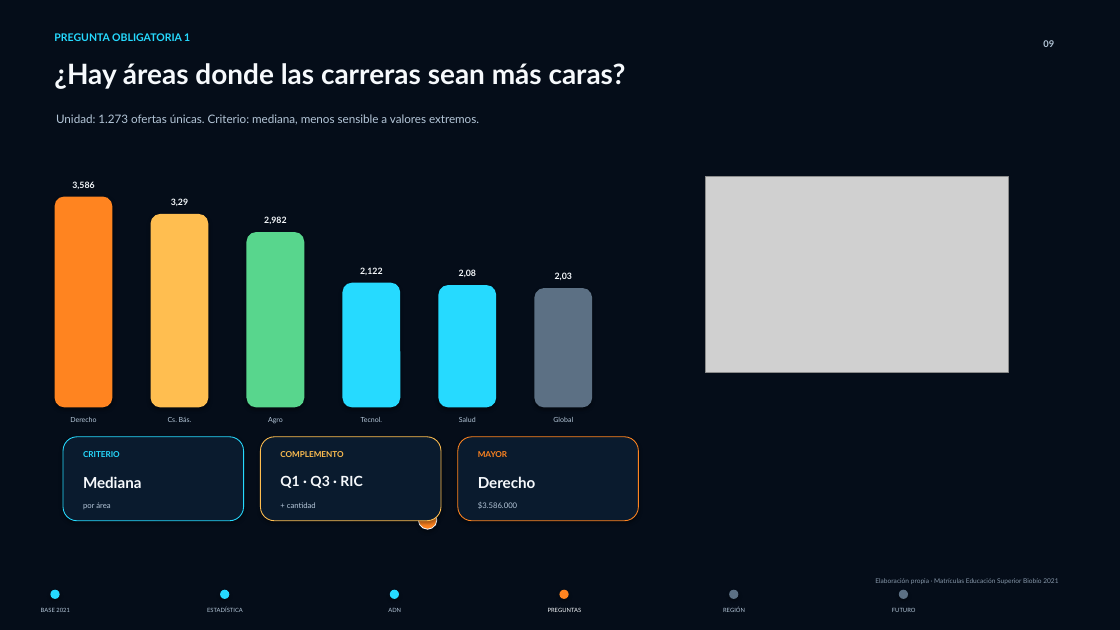
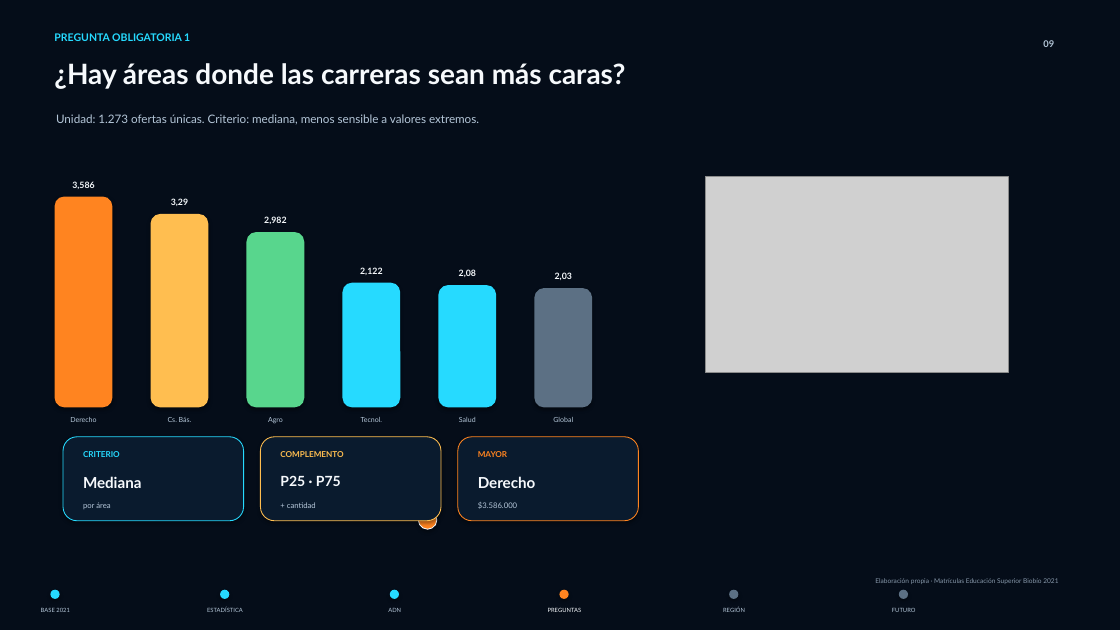
Before and after one commit to Nicricht/Estadistica.descriptiva, a slide deck: slide 9 of presentacion/Del_Acero_al_Algoritmo_FINAL_MORPH.pptx. Drawn at 1120x630 pixels with LibreOffice and Linux fonts; fonts in the diff are those of the drawing; grey boxes stand for pictures; background and template pictures are left out; a plain dark background stands for a picture behind light text. Boxes give left, top, right and bottom in pixels: in the first picture for what was removed or moved away, otherwise in the second. Text is boxed around its words. In the diff, an @@ line names an element or a change of style, - is before the commit and + after.

```diff
--- a/presentacion/Del_Acero_al_Algoritmo_FINAL_MORPH.pptx
+++ b/presentacion/Del_Acero_al_Algoritmo_FINAL_MORPH.pptx
@@ text at box(280, 476, 341, 486): text changed @@
-Q1 · Q3 · RIC
+P25 · P75
```
Also in this commit, not shown: 2 other slides changed.
